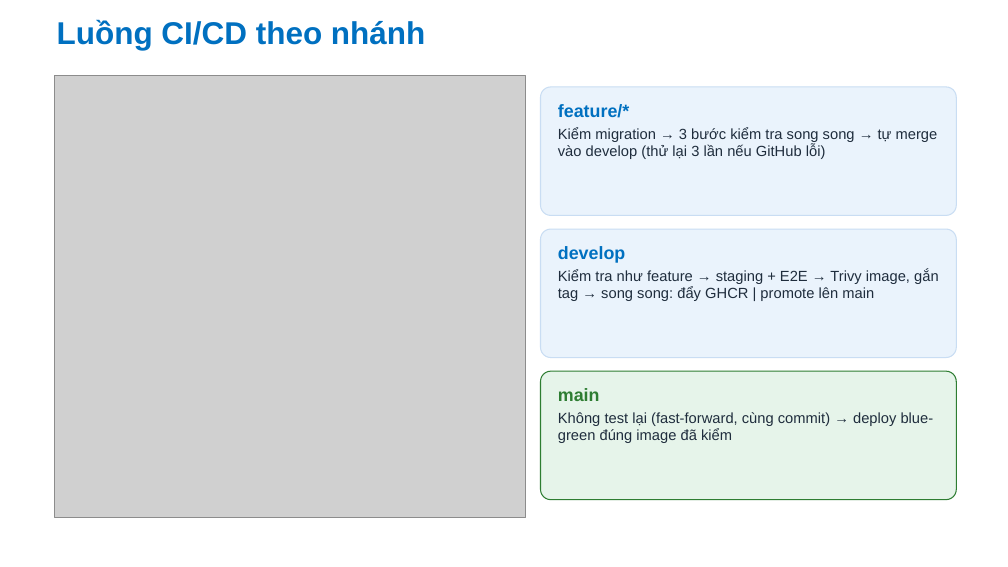
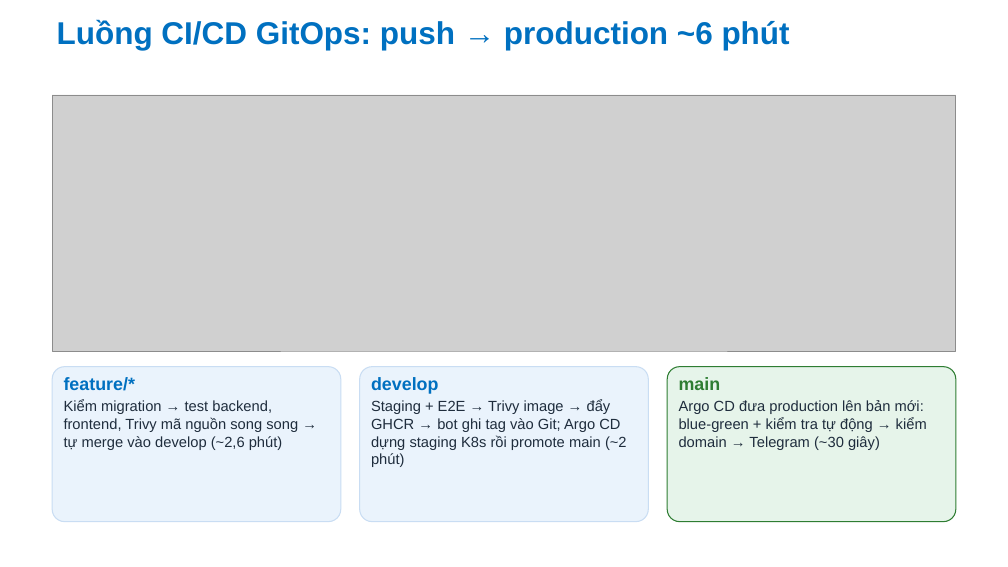
Before and after one commit to Anpham120/restaurant-management-system, a slide deck: slide 8 of docs/bao-cao/Slide_TrienKhaiPhanMem_AtlasRestaurant.pptx. Drawn at 1008x567 pixels with LibreOffice and Linux fonts; fonts in the diff are those of the drawing; grey boxes stand for pictures; background and template pictures are left out. Boxes give left, top, right and bottom in pixels: in the first picture for what was removed or moved away, otherwise in the second. Text is boxed around its words. In the diff, an @@ line names an element or a change of style, - is before the commit and + after.

```diff
--- a/docs/bao-cao/Slide_TrienKhaiPhanMem_AtlasRestaurant.pptx
+++ b/docs/bao-cao/Slide_TrienKhaiPhanMem_AtlasRestaurant.pptx
@@ title at (x1=57, y1=19, x2=790, y2=50): text changed @@
-Luồng CI/CD theo nhánh
+Luồng CI/CD GitOps: push → production ~6 phút
@@ picture resized from (x1=55, y1=76, x2=526, y2=518) to (x1=52, y1=95, x2=956, y2=352) @@
@@ rounded rectangle resized from (x1=541, y1=87, x2=957, y2=216) to (x1=52, y1=367, x2=341, y2=522) @@
@@ text "feature/*" moved from (x1=558, y1=104, x2=938, y2=159) to (x1=64, y1=377, x2=298, y2=450) @@
@@ rounded rectangle resized from (x1=541, y1=229, x2=957, y2=358) to (x1=360, y1=367, x2=649, y2=522) @@
@@ text "develop" moved from (x1=558, y1=246, x2=939, y2=301) to (x1=371, y1=377, x2=627, y2=467) @@
@@ rounded rectangle resized from (x1=541, y1=371, x2=957, y2=500) to (x1=668, y1=367, x2=957, y2=522) @@
@@ text "main" moved from (x1=558, y1=388, x2=934, y2=443) to (x1=679, y1=377, x2=927, y2=450) @@
@@ text at (x1=64, y1=400, x2=298, y2=450): text changed @@
-Kiểm migration → 3 bước kiểm tra song song → tự merge vào develop (thử lại 3 lần nếu GitHub lỗi)
+Kiểm migration → test backend, frontend, Trivy mã nguồn song song → tự merge vào develop (~2,6 phút)
@@ text at (x1=371, y1=400, x2=627, y2=467): text changed @@
-Kiểm tra như feature → staging + E2E → Trivy image, gắn tag → song song: đẩy GHCR | promote lên main
+Staging + E2E → Trivy image → đẩy GHCR → bot ghi tag vào Git; Argo CD dựng staging K8s rồi promote main (~2 phút)
@@ text at (x1=679, y1=400, x2=927, y2=450): text changed @@
-Không test lại (fast-forward, cùng commit) → deploy blue-green đúng image đã kiểm
+Argo CD đưa production lên bản mới: blue-green + kiểm tra tự động → kiểm domain → Telegram (~30 giây)
```
Also in this commit, not shown: 18 other slides changed, 1 slide added, 2 slides removed, 3 other files.
